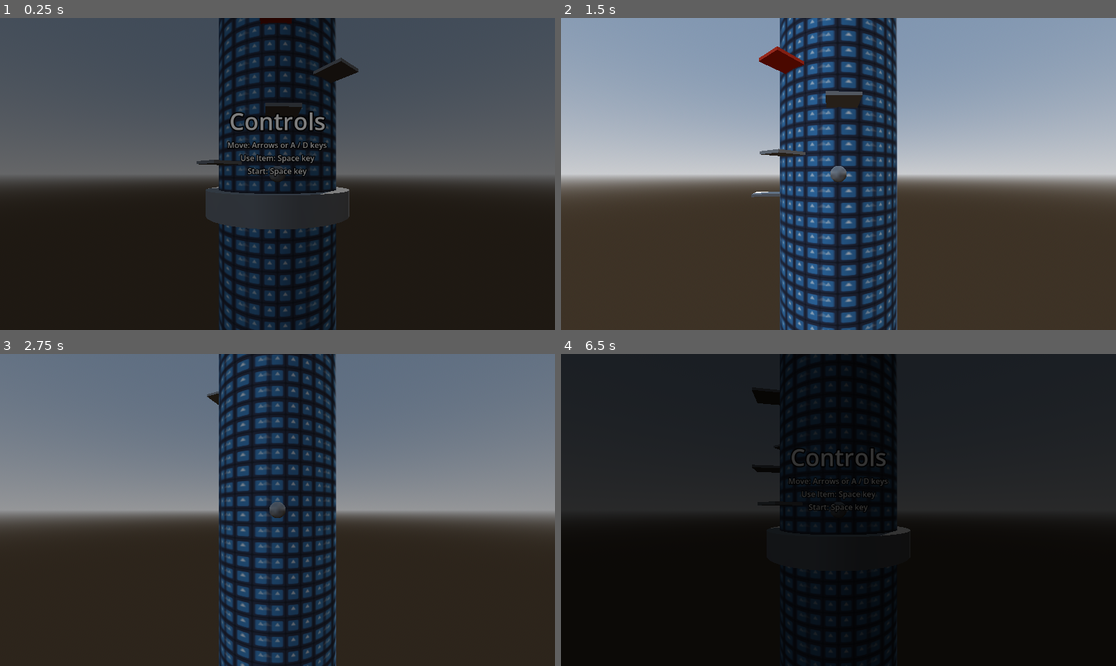
Above: before the commit, frames 1-4 (two rows, left to right).
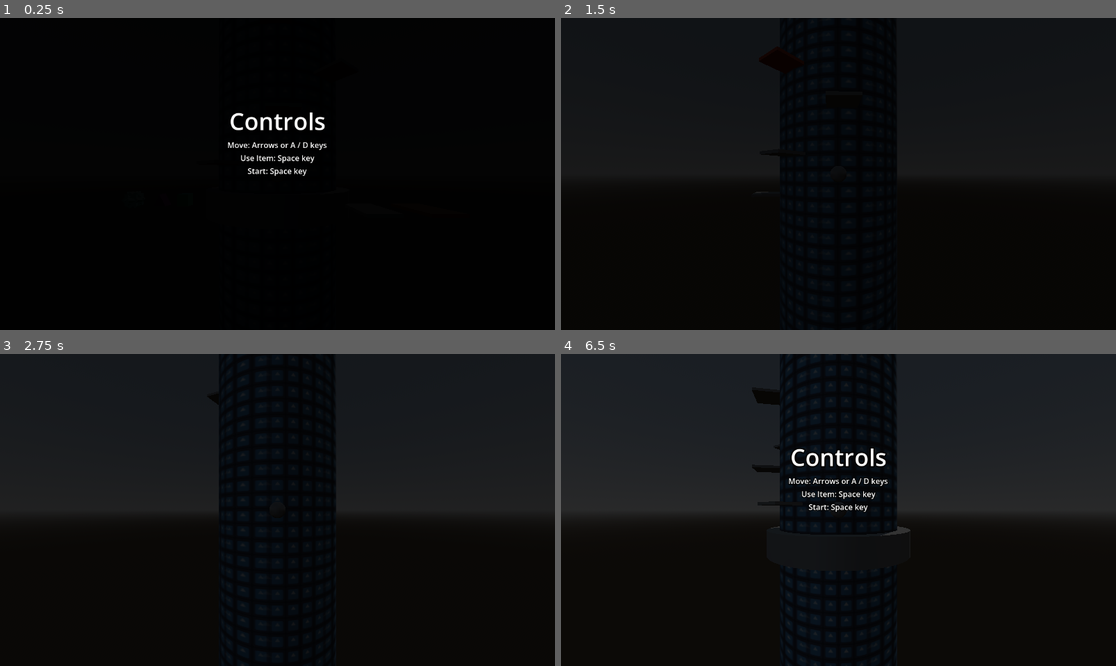
Above: after the commit, the same moments.

Repository: safgd/Infinite-Jump-Game
Game: Godot game, scene res://Scenes/game_manager.tscn
Two runs of this game, one before a commit and one after it. Both use one fixed random seed, a clock stepped at 60 frames per second and the inputs below. The engine's default icon, where the game draws it, is replaced by a stand-in: a white triangle on a blue panel in a dark square.
Inputs:
- Up to frame 1 (0.25 s): no input
- Up to frame 2 (1.5 s): tap Enter (ui_accept) at 0.5, 0.77 s; hold Right (ui_right) 0.53-1.28 s; hold Down (ui_down) from 1.28 s (still down)
- Up to frame 3 (2.75 s): tap Enter (ui_accept) at 1.52 s; release Down (ui_down) at 2.03 s; hold Right (ui_right) from 2.03 s (still down)
- Up to frame 4 (6.5 s): release Right (ui_right) at 2.78 s; hold Up (ui_up) 2.78-3.53 s; tap Enter (ui_accept) at 3.02, 3.77, 4.52, 6.02 s; hold Left (ui_left) 3.53-5.03 s; hold Down (ui_down) 5.03-5.78 s; hold Right (ui_right) from 5.78 s (still down)

The runs differ from the first frame. In frame 1, 94% of the frame differs, in the area x 0-100%, y 0-100%; in frame 2, 100%; in frame 3, 96%; in frame 4, 0.8%.

Commit message:
Put dynamically instantiated objects to the start, so their shaders can precompile
This is needed for the web export. For other build, it could be removed.

The black screen fade out had to be made longer to hide the extra nodes from the player. However this is only for the first time starting a round.

Diff:
--- /dev/null
+++ b/Assets/Materials/breakable.tres
@@ -0,0 +1,4 @@
+[gd_resource type="StandardMaterial3D" format=3 uid="uid://m1jpjinb2768"]
+
+[resource]
+albedo_color = Color(0.92224, 0.2513202, 0.13446787, 1)
--- a/Scenes/game_manager.tscn
+++ b/Scenes/game_manager.tscn
@@ -3,6 +3,11 @@
 [ext_resource type="Script" uid="uid://2xebb54ygsdp" path="res://Scripts/game_manager.gd" id="1_e5fcp"]
 [ext_resource type="PackedScene" uid="uid://c41b7sywadhy0" path="res://Scenes/game.tscn" id="2_mmt5l"]
 [ext_resource type="AudioStream" uid="uid://bpyriqdwacjmh" path="res://Assets/Sounds/10._jester_theme.mp3" id="2_sq00h"]
+[ext_resource type="PackedScene" uid="uid://dqsu7atxrighm" path="res://Scenes/Collectables/freeze_collectable.tscn" id="4_yqty0"]
+[ext_resource type="PackedScene" uid="uid://8w2kj46kbuh" path="res://Scenes/Collectables/extra_jump_collectable.tscn" id="5_71d4j"]
+[ext_resource type="PackedScene" uid="uid://cme4kru38noax" path="res://Scenes/Collectables/low_gravity_collectable.tscn" id="6_efn8y"]
+[ext_resource type="PackedScene" uid="uid://ylpbad5s4hr1" path="res://Scenes/platform.tscn" id="7_efn8y"]
+[ext_resource type="Material" uid="uid://m1jpjinb2768" path="res://Assets/Materials/breakable.tres" id="8_i4mau"]
 
 [node name="Game Manager" type="Node" unique_id=1480703814]
 script = ExtResource("1_e5fcp")
@@ -12,3 +17,32 @@
 stream = ExtResource("2_sq00h")
 volume_db = -12.791
 autoplay = true
+
+[node name="Shader Precash Nodes" type="Node" parent="." unique_id=809060795]
+
+[node name="Freeze Collectable" parent="Shader Precash Nodes" unique_id=1373891268 instance=ExtResource("4_yqty0")]
+transform = Transform3D(1, 0, 0, 0, 1, 0, 0, 0, 1, -12.661144, 0, 0)
+
+[node name="Extra Jump Collectable" parent="Shader Precash Nodes" unique_id=1684583130 instance=ExtResource("5_71d4j")]
+transform = Transform3D(1, 0, 0, 0, 1, 0, 0, 0, 1, -8.140303, 0, 0)
+
+[node name="Low Gravity Collectable" parent="Shader Precash Nodes" unique_id=656705474 instance=ExtResource("6_efn8y")]
+transform = Transform3D(1, 0, 0, 0, 1, 0, 0, 0, 1, -10.134605, 0, 0)
+
+[node name="Platform" parent="Shader Precash Nodes" unique_id=551179388 instance=ExtResource("7_efn8y")]
+transform = Transform3D(1, 0, 0, 0, 1, 0, 0, 0, 1, 5.8188806, 0, 0)
+
+[node name="Platform2" parent="Shader Precash Nodes" unique_id=1615932913 instance=ExtResource("7_efn8y")]
+transform = Transform3D(1, 0, 0, 0, 1, 0, 0, 0, 1, 9.3325205, 0, 0)
+
+[node name="Mesh" parent="Shader Precash Nodes/Platform2" index="0" unique_id=73556812]
+surface_material_override/0 = ExtResource("8_i4mau")
+
+[node name="Timer" type="Timer" parent="." unique_id=568370097]
+wait_time = 0.5
+one_shot = true
+autostart = true
+
+[connection signal="timeout" from="Timer" to="." method="_on_timer_timeout"]
+
+[editable path="Shader Precash Nodes/Platform2"]
--- a/Scenes/game_ui.tscn
+++ b/Scenes/game_ui.tscn
@@ -2,6 +2,11 @@
 
 [ext_resource type="Script" uid="uid://cg5icy5iel4d5" path="res://Scripts/game_ui.gd" id="1_gek4i"]
 [ext_resource type="LabelSettings" uid="uid://bw1ojxluf53br" path="res://Assets/UI/label_settings.tres" id="2_bw2rt"]
+
+[sub_resource type="LabelSettings" id="LabelSettings_bw2rt"]
+font_size = 46
+outline_size = 11
+outline_color = Color(0, 0, 0, 1)
 
 [sub_resource type="LabelSettings" id="LabelSettings_xjnnq"]
 font_size = 49
@@ -10,6 +15,7 @@
 
 [node name="Game UI" type="CanvasLayer" unique_id=531651677]
 script = ExtResource("1_gek4i")
+initial_blend_clear_duration = 12.0
 collectables_textures = Dictionary[int, Texture]({
 0: null,
 1: null,
@@ -22,6 +28,30 @@
 2: "Low Gravity",
 3: "Freeze Time"
 })
+
+[node name="Collectable VBox" type="VBoxContainer" parent="." unique_id=637718823]
+anchors_preset = 4
+anchor_top = 0.5
+anchor_bottom = 0.5
+offset_top = -116.5
+offset_right = 159.0
+offset_bottom = 42.5
+grow_vertical = 2
+
+[node name="Collectable TextureRect" type="TextureRect" parent="Collectable VBox" unique_id=118644717]
+layout_mode = 2
+
+[node name="Collectable Label" type="Label" parent="Collectable VBox" unique_id=396445348]
+layout_mode = 2
+label_settings = SubResource("LabelSettings_bw2rt")
+
+[node name="Blending ColorRect" type="ColorRect" parent="." unique_id=676587615]
+anchors_preset = 15
+anchor_right = 1.0
+anchor_bottom = 1.0
+grow_horizontal = 2
+grow_vertical = 2
+color = Color(0, 0, 0, 1)
 
 [node name="Start VBox" type="VBoxContainer" parent="." unique_id=867180432]
 anchors_preset = 8
@@ -59,21 +89,3 @@
 text = "Start: Space key"
 label_settings = ExtResource("2_bw2rt")
 horizontal_alignment = 1
-
-[node name="Collectable VBox" type="VBoxContainer" parent="." unique_id=637718823]
-offset_right = 85.0
-offset_bottom = 85.0
-
-[node name="Collectable TextureRect" type="TextureRect" parent="Collectable VBox" unique_id=118644717]
-layout_mode = 2
-
-[node name="Collectable Label" type="Label" parent="Collectable VBox" unique_id=396445348]
-layout_mode = 2
-
-[node name="Blending ColorRect" type="ColorRect" parent="." unique_id=676587615]
-anchors_preset = 15
-anchor_right = 1.0
-anchor_bottom = 1.0
-grow_horizontal = 2
-grow_vertical = 2
-color = Color(0, 0, 0, 1)
--- a/Scenes/platform.tscn
+++ b/Scenes/platform.tscn
@@ -1,9 +1,7 @@
 [gd_scene format=3 uid="uid://ylpbad5s4hr1"]
 
 [ext_resource type="Script" uid="uid://q780r2dxcbtc" path="res://Scripts/platform.gd" id="1_1rc8e"]
-
-[sub_resource type="StandardMaterial3D" id="StandardMaterial3D_1rc8e"]
-albedo_color = Color(0.92224, 0.2513202, 0.13446787, 1)
+[ext_resource type="Material" uid="uid://m1jpjinb2768" path="res://Assets/Materials/breakable.tres" id="2_n5262"]
 
 [sub_resource type="BoxMesh" id="BoxMesh_ndhib"]
 size = Vector3(2, 0.2, 4)
@@ -13,7 +11,7 @@
 
 [node name="Platform" type="Area3D" unique_id=551179388]
 script = ExtResource("1_1rc8e")
-breakable_material = SubResource("StandardMaterial3D_1rc8e")
+breakable_material = ExtResource("2_n5262")
 move_dist = 0.2
 flip_angle_distance = 0.5
 
--- a/Scripts/game_manager.gd
+++ b/Scripts/game_manager.gd
@@ -4,6 +4,9 @@
 @export var game_scene: PackedScene
 var game: Node
 static var instance: Game_Manager
+static var is_first_load: bool = true
+
+@onready var shader_precash_nodes: Node = $"Shader Precash Nodes"
 
 # Called when the node enters the scene tree for the first time.
 func _ready() -> void:
@@ -18,3 +21,7 @@
 func _instantiate_game()->void:
 	game = game_scene.instantiate()
 	add_child(game)
+
+
+func _on_timer_timeout() -> void:
+	shader_precash_nodes.call_deferred("queue_free")
--- a/Scripts/game_ui.gd
+++ b/Scripts/game_ui.gd
@@ -5,7 +5,9 @@
 @onready var start_v_box: VBoxContainer = $"Start VBox"
 
 @onready var blending_color_rect: ColorRect = $"Blending ColorRect"
-@export var blend_duration: float = 0.5
+@export var initial_blend_clear_duration: float = 0.5
+@export var blend_clear_duration: float = 0.5
+@export var blend_black_duration: float = 0.5
 var tween: Tween
 @onready var collectable_texture_rect: TextureRect = $"Collectable VBox/Collectable TextureRect"
 @onready var collectable_label: Label = $"Collectable VBox/Collectable Label"
@@ -22,13 +24,18 @@
 	if tween:
 		tween.stop()
 	tween = get_tree().create_tween()
-	tween.tween_property(blending_color_rect, "color:a", 0, blend_duration)
+	if Game_Manager.is_first_load:
+		tween.tween_property(blending_color_rect, "color:a", 0, initial_blend_clear_duration)
+		Game_Manager.is_first_load = false
+	else:
+		tween.tween_property(blending_color_rect, "color:a", 0, blend_clear_duration)
+
 
 func blend_out_screen()->void:
 	if tween:
 		tween.stop()
 	tween = get_tree().create_tween()
-	tween.tween_property(blending_color_rect, "color:a", 1, blend_duration)
+	tween.tween_property(blending_color_rect, "color:a", 1, blend_black_duration)
 
 	tween.finished.connect(_on_blend_out_tween_finished)
 
